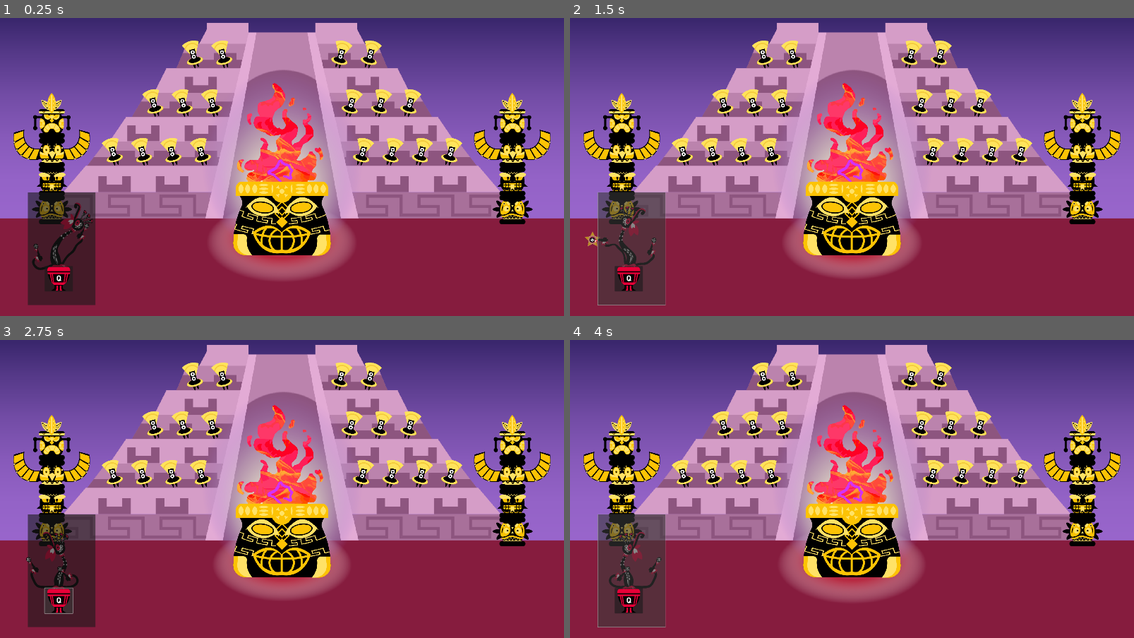
Above: before the commit, frames 1-4 (two rows, left to right).
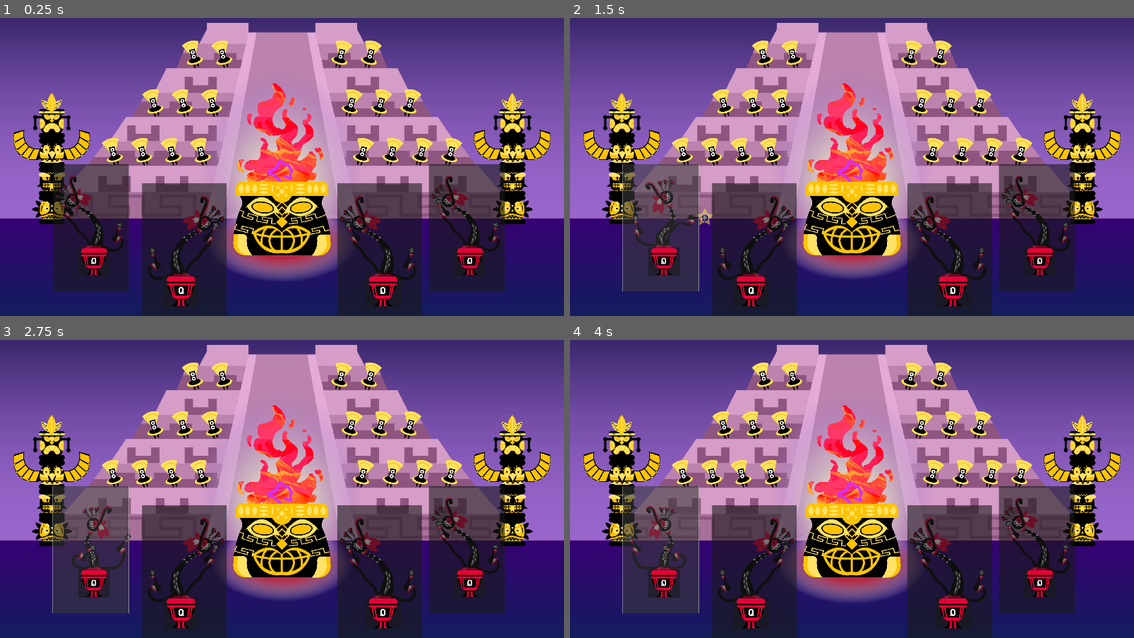
Above: after the commit, the same moments.

Repository: ElMagoRubio/SummerJam2025
Game: Godot game, scene res://scenes/main_scene.tscn
The game is run twice, just before and just after one commit, with the same random seed, the same clock (stepped at 60 frames per second) and the same inputs. This scene is started directly instead of the project's main scene.
Inputs (mouse positions are in pixels of both pictures, inside the frame that each line leads up to):
- Up to frame 1 (0.25 s): no input
- Up to frame 2 (1.5 s): click (632, 247) at 0.52 s; click (632, 247) at 1.27 s
- Up to frame 3 (2.75 s): click (56, 602) at 2.02 s
- Up to frame 4 (4 s): click (626, 602) at 2.77 s; click (632, 569) at 3.52 s

The runs differ from the first frame. In frame 1, 40% of the frame differs, in the area x 0-100%, y 17-100%; in frame 2, 40%; in frame 3, 40%; in frame 4, 40%.

Commit message:
Update main_scene.tscn

Diff:
--- a/make_fire_godot/scenes/main_scene.tscn
+++ b/make_fire_godot/scenes/main_scene.tscn
@@ -1,12 +1,12 @@
-[gd_scene load_steps=8 format=3 uid="uid://cyk31jv35mwtb"]
+[gd_scene load_steps=8 format=3 uid="uid://bj5y3expj8h4h"]
 
-[ext_resource type="Script" path="res://scenes/main_scene.gd" id="1_7ykc4"]
-[ext_resource type="PackedScene" path="res://scenes/totem.tscn" id="1_w2twt"]
-[ext_resource type="Texture2D" uid="uid://did3cf8xm5u6r" path="res://assets/sprites/background/BG_Piramide-01.svg" id="2_gubc5"]
-[ext_resource type="PackedScene" uid="uid://xv6m5yaa75ci" path="res://scenes/fire.tscn" id="2_pw63i"]
-[ext_resource type="PackedScene" uid="uid://wm420kuryt3o" path="res://scenes/dancer.tscn" id="4_pu3yx"]
-[ext_resource type="PackedScene" path="res://scenes/sombra_fuego.tscn" id="6_rt2n2"]
-[ext_resource type="PackedScene" path="res://scenes/player.tscn" id="7_c16ls"]
+[ext_resource type="Script" uid="uid://ce1iwr0oeb3oc" path="res://scenes/main_scene.gd" id="1_7ykc4"]
+[ext_resource type="PackedScene" uid="uid://dpbuoytncr662" path="res://scenes/totem.tscn" id="1_w2twt"]
+[ext_resource type="Texture2D" uid="uid://ccpgaygkjrnjt" path="res://assets/sprites/background/BG_Piramide-01.png" id="2_c16ls"]
+[ext_resource type="PackedScene" uid="uid://dd0ttixkhq8n" path="res://scenes/fire.tscn" id="2_pw63i"]
+[ext_resource type="PackedScene" uid="uid://f0am0bajc314" path="res://scenes/dancer.tscn" id="4_pu3yx"]
+[ext_resource type="PackedScene" uid="uid://cxq28dsu7s8tn" path="res://scenes/sombra_fuego.tscn" id="6_rt2n2"]
+[ext_resource type="PackedScene" uid="uid://bdl4vu83jn5tc" path="res://scenes/player.tscn" id="7_c16ls"]
 
 [node name="MainScene" type="Node2D"]
 script = ExtResource("1_7ykc4")
@@ -14,7 +14,7 @@
 [node name="Background" type="TextureRect" parent="."]
 offset_right = 1920.0
 offset_bottom = 1080.0
-texture = ExtResource("2_gubc5")
+texture = ExtResource("2_c16ls")
 
 [node name="Sombra_fuego" parent="." instance=ExtResource("6_rt2n2")]
 position = Vector2(960, 800)
@@ -155,8 +155,22 @@
 position = Vector2(380, 56)
 scale = Vector2(0.5, 0.5)
 
-[node name="Player" parent="." instance=ExtResource("7_c16ls")]
-position = Vector2(200, 848)
-scale = Vector2(0.2, 0.2)
+[node name="Player1" parent="." instance=ExtResource("7_c16ls")]
+position = Vector2(320, 776)
+scale = Vector2(-0.225, 0.225)
 
-[editable path="Player"]
+[node name="Player2" parent="." instance=ExtResource("7_c16ls")]
+position = Vector2(1600, 776)
+rotation = 3.14159
+scale = Vector2(0.225, -0.225)
+
+[node name="Player3" parent="." instance=ExtResource("7_c16ls")]
+position = Vector2(1304, 864)
+rotation = 3.14159
+scale = Vector2(0.25, -0.25)
+
+[node name="Player4" parent="." instance=ExtResource("7_c16ls")]
+position = Vector2(616, 864)
+scale = Vector2(0.25, 0.25)
+
+[editable path="Player1"]
